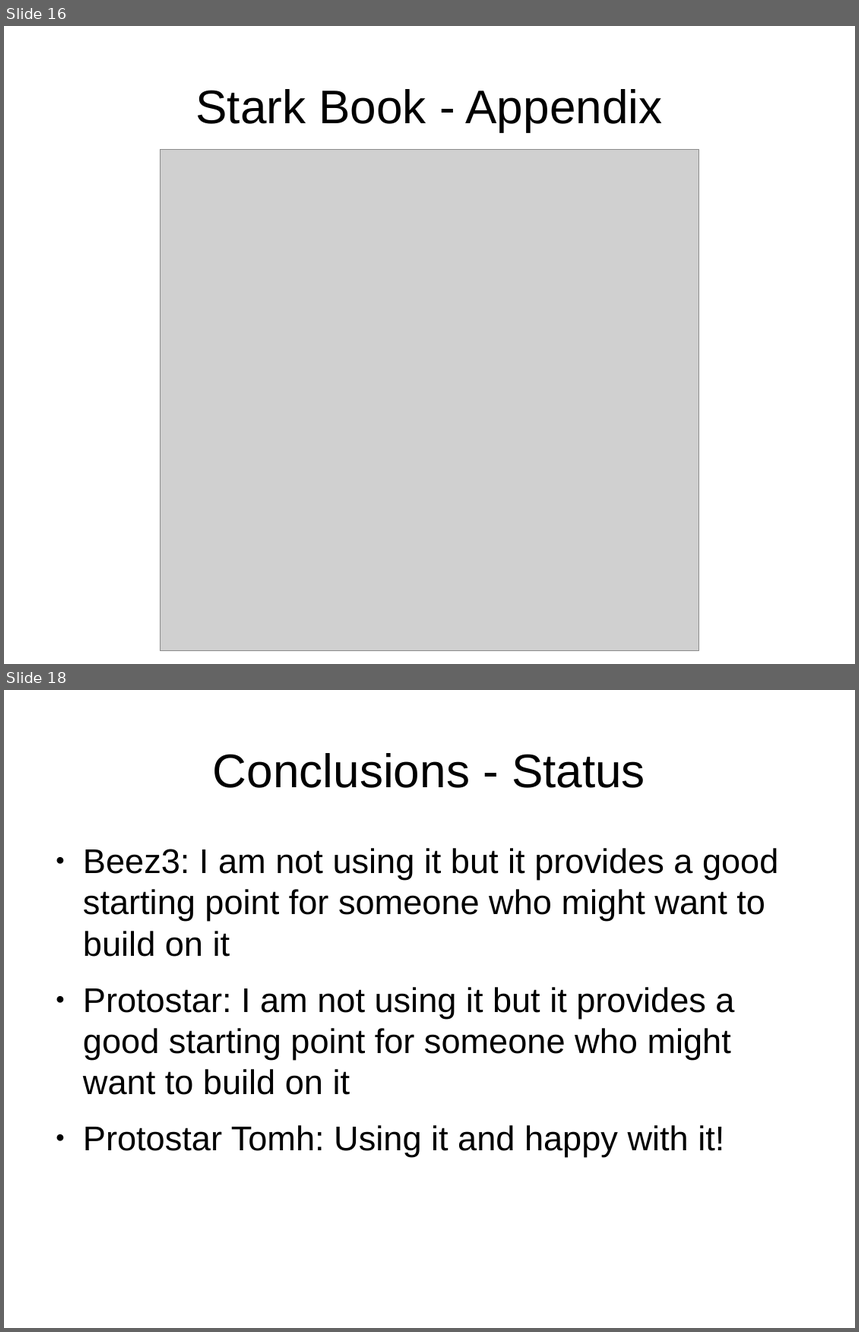
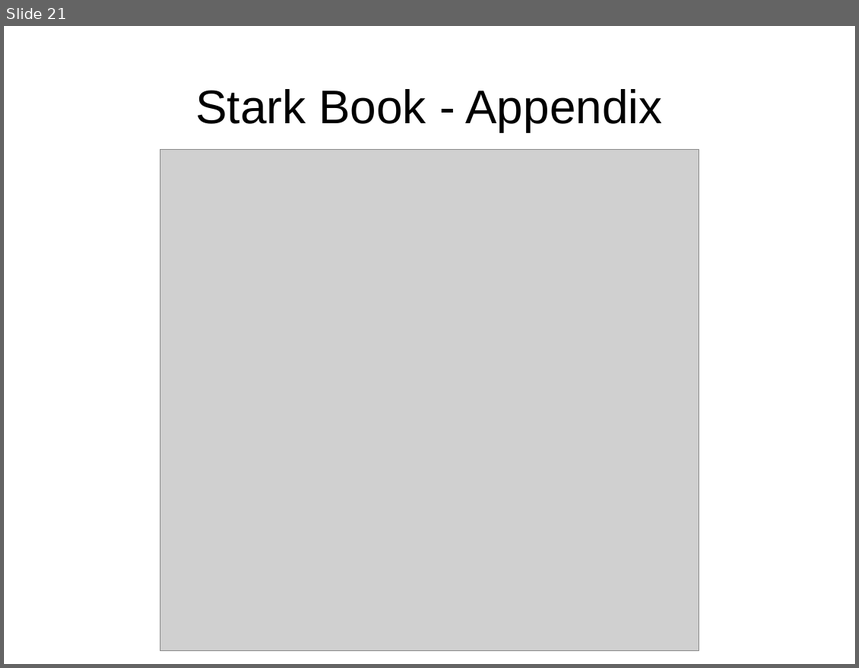
Before and after one commit to tomwhartung/jmws_accoutrements, a slide deck: presentations/2016_04-AWD_in_PHP_CMSes/AWD_in_PHP_CMSes-slides.odp. Shown one above the other, each under a label of ours: slides 16 and 18 before the commit, slide 21 after it; the slides between them are not shown. The pictures are 859x1332 and 859x668 pixels, drawn with LibreOffice and Linux fonts; fonts in the diff are those of the drawing; grey boxes stand for pictures. Boxes give left, top, right and bottom in pixels: in the first picture for what was removed or moved away, otherwise in the second. Text is boxed around its words. In the diff, an @@ line names an element or a change of style, - is before the commit and + after.

Commit message:
Added slide for Conclusions: Lessons Learned, and made some other changes.

```diff
--- a/presentations/2016_04-AWD_in_PHP_CMSes/AWD_in_PHP_CMSes-slides.odp
+++ b/presentations/2016_04-AWD_in_PHP_CMSes/AWD_in_PHP_CMSes-slides.odp
@@ slide 18 removed at [4,690,855,1328], background #FFFFFF @@
@@ title removed at [213,753,645,788] @@
-Conclusions - Status
@@ text removed at [83,848,778,1157] @@
-● Beez3: I am not using it but it provides a good starting point for someone who might want to build on it
-● Protostar: I am not using it but it provides a good starting point for someone who might want to build on it
-● Protostar Tomh: Using it and happy with it!
@@ what was slide 16 is now slide 21 @@
```
Also in this commit, not shown: 1 slide changed, 2 slides added, 2 other slides removed.
